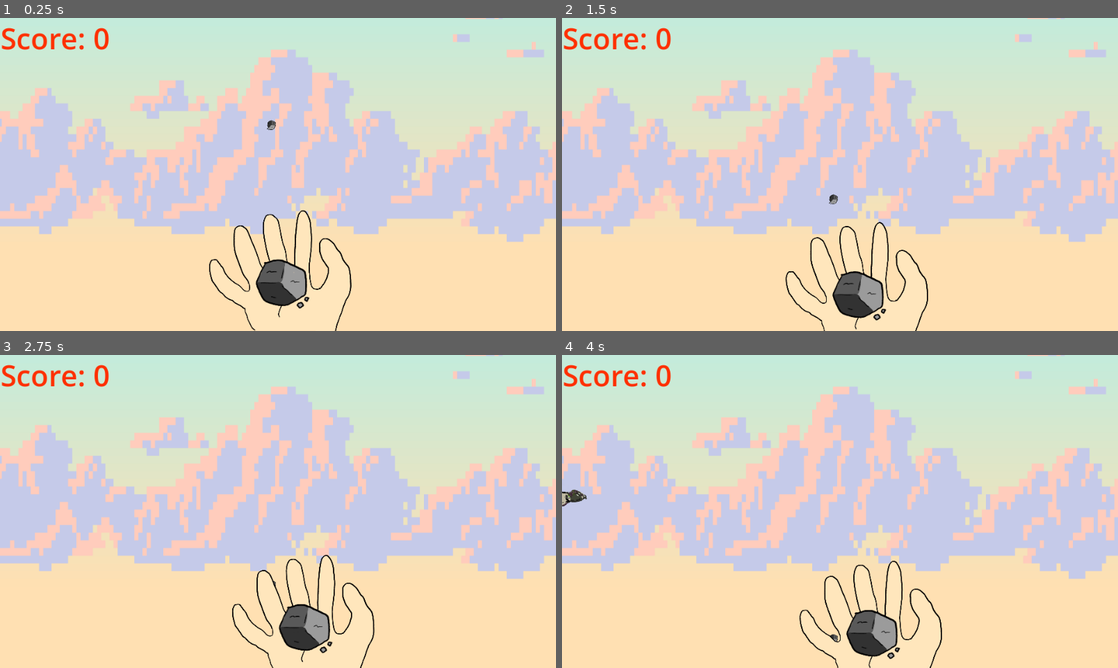
Above: before the commit, frames 1-4 (two rows, left to right).
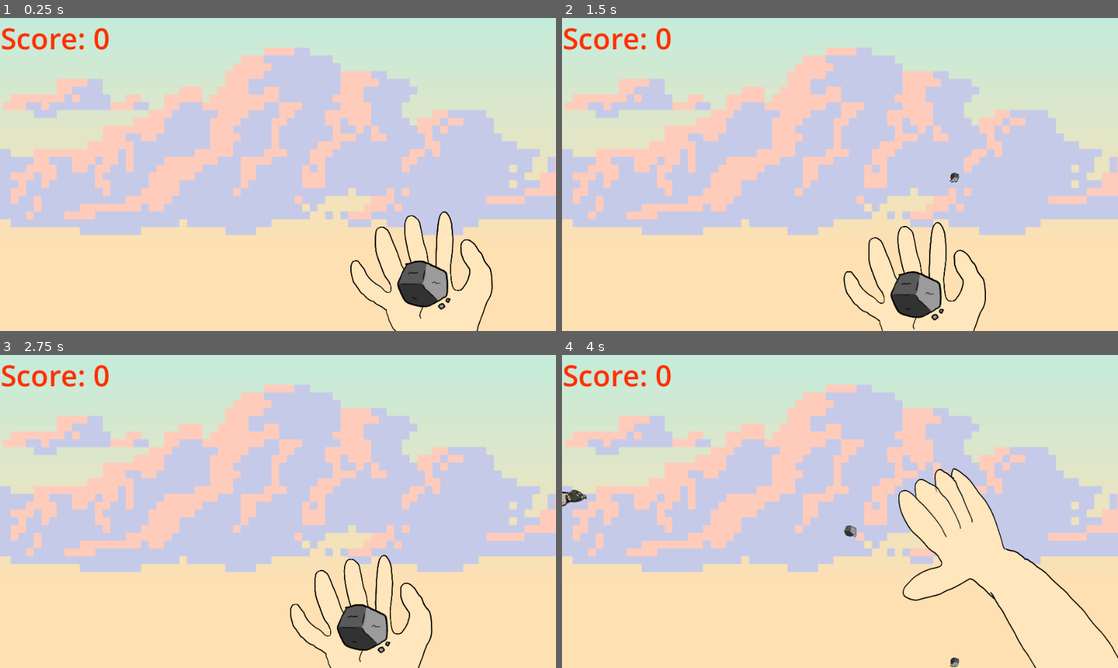
Above: after the commit, the same moments.

Repository: terebigeemu/utsjam
Game: Godot game, scene res://main.tscn
Two runs of this game, one before a commit and one after it. Both use one fixed random seed, a clock stepped at 60 frames per second and the inputs below.
Inputs (mouse positions are in pixels of both pictures, inside the frame that each line leads up to):
- Up to frame 1 (0.25 s): no input
- Up to frame 2 (1.5 s): move the mouse to (962, 158) at 0.52 s; click (962, 158) at 0.6 s; move the mouse to (728, 190) at 1.27 s; click (728, 190) at 1.35 s
- Up to frame 3 (2.75 s): move the mouse to (333, 442) at 2.02 s; click (333, 442) at 2.1 s
- Up to frame 4 (4 s): tap Enter at 2.75 s; move the mouse to (812, 574) at 2.77 s; click (812, 574) at 2.85 s; tap Space at 3.5 s; move the mouse to (1006, 558) at 3.52 s; click (1006, 558) at 3.6 s

The runs differ from the first frame. In frame 1, 30% of the frame differs, in the area x 0-100%, y 0-100%; in frame 2, 29%; in frame 3, 29%; in frame 4, 30%.

Commit message:
Physics updates

Diff:
--- a/hand.gd
+++ b/hand.gd
@@ -3,7 +3,7 @@
 # written by adrian
 
 @export var hand_scroll_factor: float = 0.05
-@export var scroll_offset_x: float = 6000.0
+@export var scroll_offset_x: float = 8000.0
 @export var scroll_offset_y: float = -6
 
 @onready var rock_sprite: AnimatedSprite2D = get_node("Rock")
--- a/main.tscn
+++ b/main.tscn
@@ -38,8 +38,6 @@
 radius = 21.204441
 
 [sub_resource type="PhysicsMaterial" id="PhysicsMaterial_7mycd"]
-friction = 0.75
-bounce = 0.3
 
 [sub_resource type="RectangleShape2D" id="RectangleShape2D_w7tit"]
 size = Vector2(973.5, 32)
@@ -86,7 +84,7 @@
 }],
 "loop": 0,
 "name": &"default",
-"speed": 10.0
+"speed": 20.0
 }]
 
 [sub_resource type="SpriteFrames" id="SpriteFrames_w7tit"]
@@ -127,22 +125,22 @@
 }],
 "loop": 0,
 "name": &"default",
-"speed": 10.0
+"speed": 20.0
 }]
 
 [node name="Main" type="Node2D" unique_id=790340846]
 
 [node name="Background" type="Sprite2D" parent="." unique_id=1946275568]
 position = Vector2(482, 280)
-scale = Vector2(0.7146667, 1.326)
+scale = Vector2(1.3243454, 1.34588)
 texture = ExtResource("1_ig7tw")
 
 [node name="Flock" type="Node2D" parent="." unique_id=1270838118]
 script = ExtResource("3_xuqvo")
 
 [node name="Ball" type="RigidBody2D" parent="." unique_id=1336735528]
-position = Vector2(481.99997, 171)
-scale = Vector2(0.1494701, 0.1494701)
+position = Vector2(483, -38)
+scale = Vector2(0.37760296, 0.37760296)
 physics_material_override = SubResource("PhysicsMaterial_lquwl")
 contact_monitor = true
 max_contacts_reported = 1
@@ -223,7 +221,7 @@
 [node name="PersonParallax" type="Parallax2D" parent="." unique_id=1514034068]
 scale = Vector2(0.7846093, 0.7846093)
 scroll_scale = Vector2(0.5, 0)
-scroll_offset = Vector2(289, -6)
+scroll_offset = Vector2(533, -4)
 
 [node name="Hand" type="AnimatedSprite2D" parent="PersonParallax" unique_id=565728059]
 z_index = 3
--- a/test/test_bird.tscn
+++ b/test/test_bird.tscn
@@ -8,7 +8,7 @@
 
 [sub_resource type="PhysicsMaterial" id="PhysicsMaterial_xuqvo"]
 rough = true
-bounce = 0.29
+bounce = 0.5
 absorbent = true
 
 [sub_resource type="SpriteFrames" id="SpriteFrames_s3r25"]
